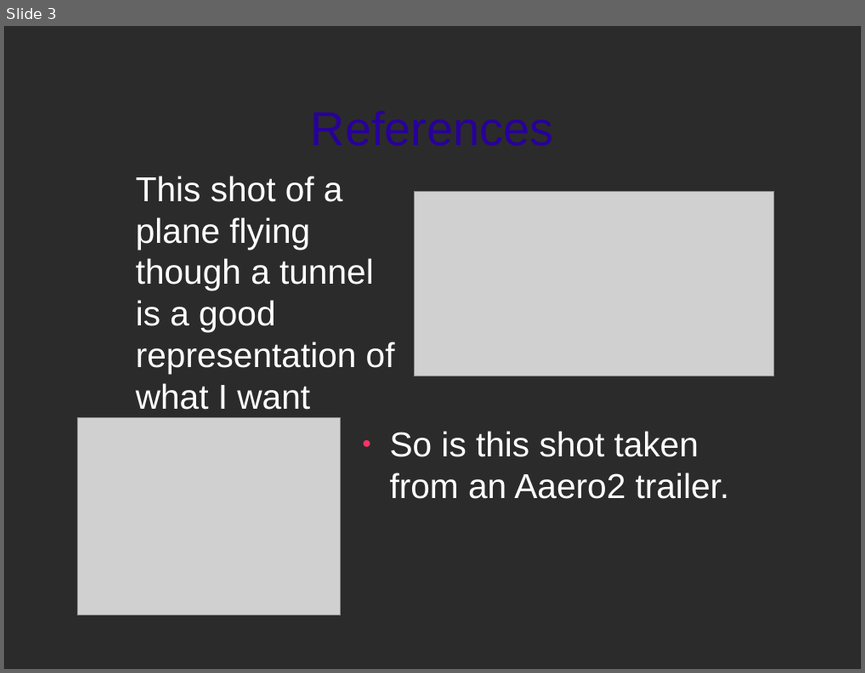
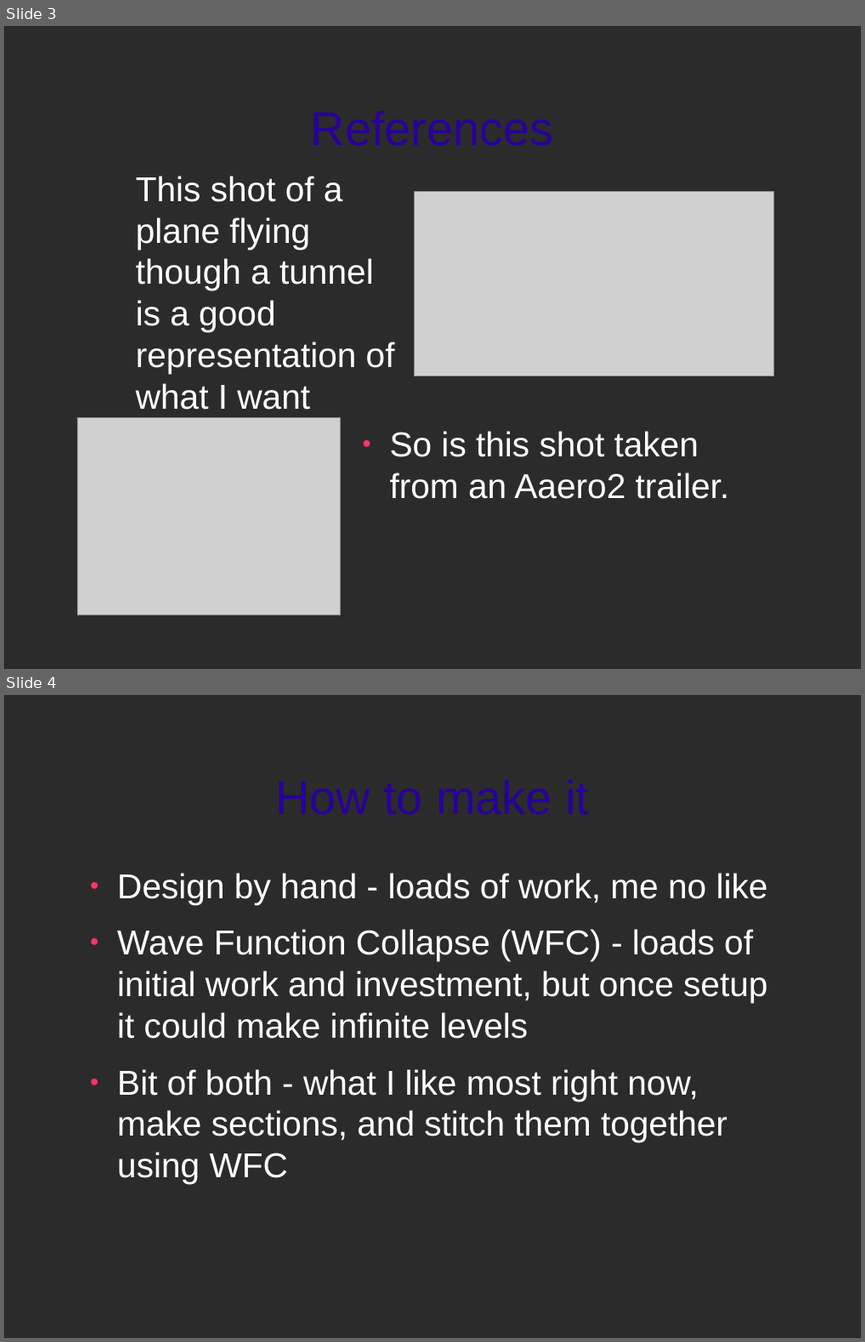
Before and after one commit to ktosox/GWJ77-Metamorphosis, a slide deck: LevelDesign.odp. Shown one above the other, each under a label of ours: slide 3 before the commit, slides 3 and 4 after it. The pictures are 865x673 and 865x1342 pixels, drawn with LibreOffice and Linux fonts; fonts in the diff are those of the drawing; grey boxes stand for pictures; background and template pictures are left out; a plain dark background stands for a picture behind light text. Boxes give left, top, right and bottom in pixels: in the first picture for what was removed or moved away, otherwise in the second. Text is boxed around its words. In the diff, an @@ line names an element or a change of style, - is before the commit and + after.

```diff
--- a/LevelDesign.odp
+++ b/LevelDesign.odp
@@ slide 4 added at <box>4,695,861,1338</box>, background picture (left out) @@
@@ title added at <box>275,779,589,815</box>, 44 pt, text #280099 @@
+How to make it
@@ text added at <box>117,873,768,1184</box>, 32 pt, text #FFFFFF @@
+● Design by hand - loads of work, me no like
+● Wave Function Collapse (WFC) - loads of initial work and investment, but once setup it could make infinite levels
+● Bit of both - what I like most right now, make sections, and stitch them together using WFC
```
Also in this commit, not shown: 1 slide changed, 2 other slides added, 1 other file.
